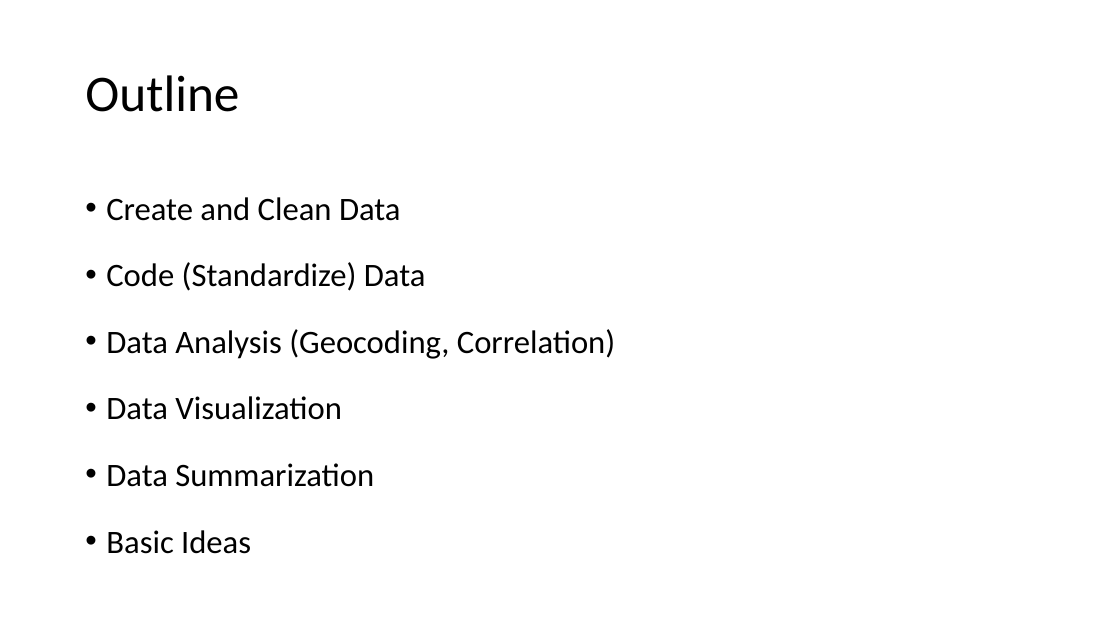
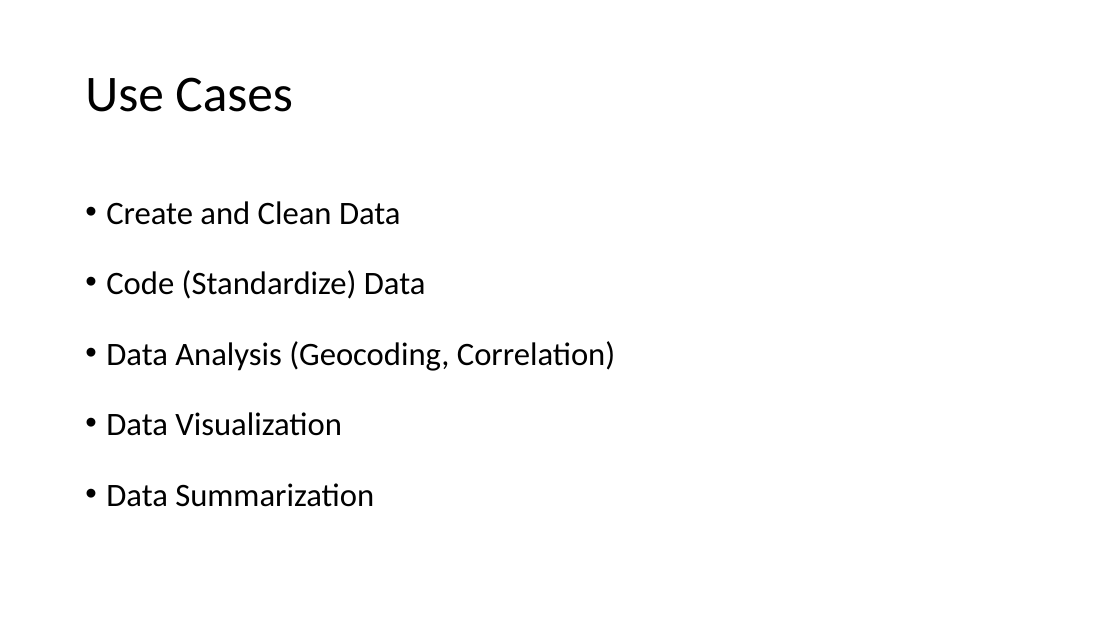
Before and after one commit to fccsdigitalchina/generative_ai_east_asian_studies, a slide deck: slide 4 of _slides/Generative AI for East Asian Studies_use cases.pptx. Drawn at 1120x630 pixels with LibreOffice and Linux fonts; fonts in the diff are those of the drawing. Boxes give left, top, right and bottom in pixels: in the first picture for what was removed or moved away, otherwise in the second. Text is boxed around its words. In the diff, an @@ line names an element or a change of style, - is before the commit and + after.

```diff
--- a/_slides/Generative AI for East Asian Studies_use cases.pptx
+++ b/_slides/Generative AI for East Asian Studies_use cases.pptx
@@ title at bbox=[85, 77, 293, 112]: text changed @@
-Outline
+Use Cases
@@ text "Create and Clean Data" at bbox=[106, 201, 615, 507]: line spacing 1.4 to 1.5 @@
@@ text at bbox=[106, 530, 251, 554]: paragraph removed @@
-• Basic Ideas
```
Also in this commit, not shown: 11 other slides changed, 6 slides removed.
